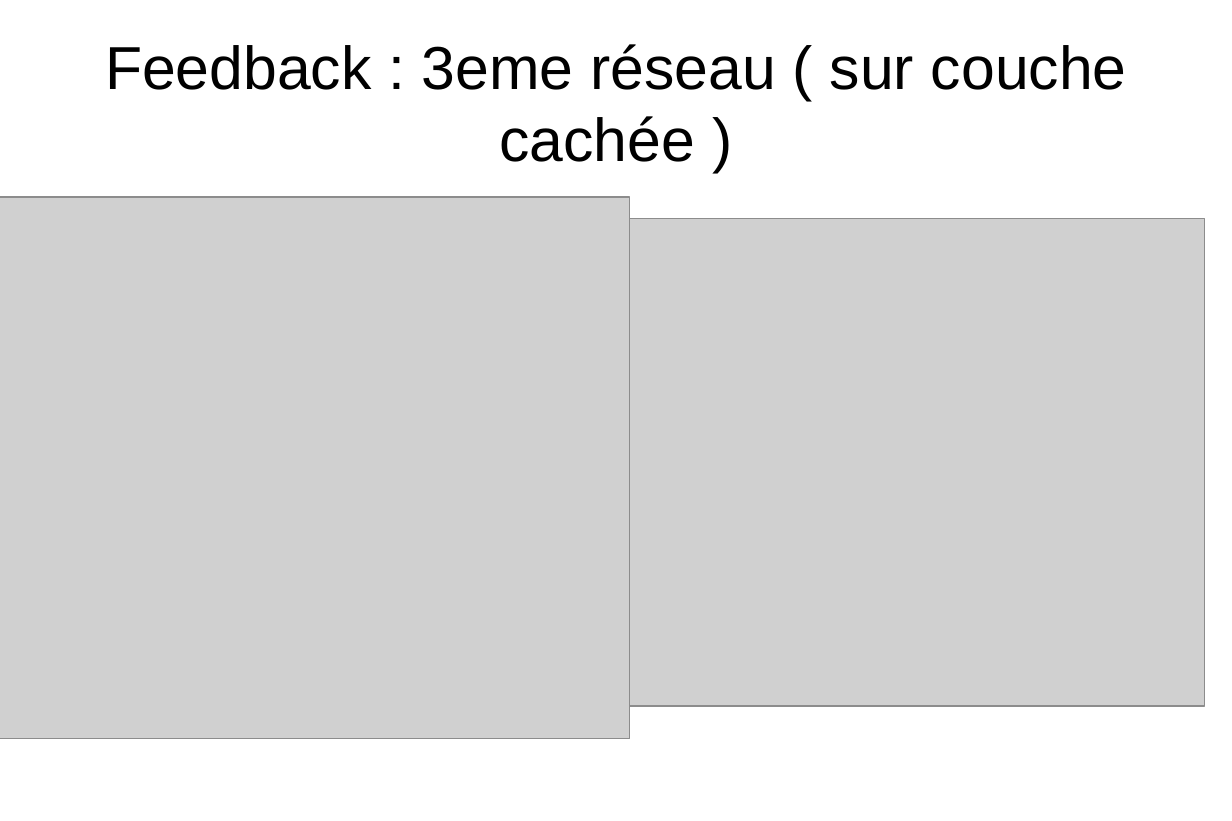
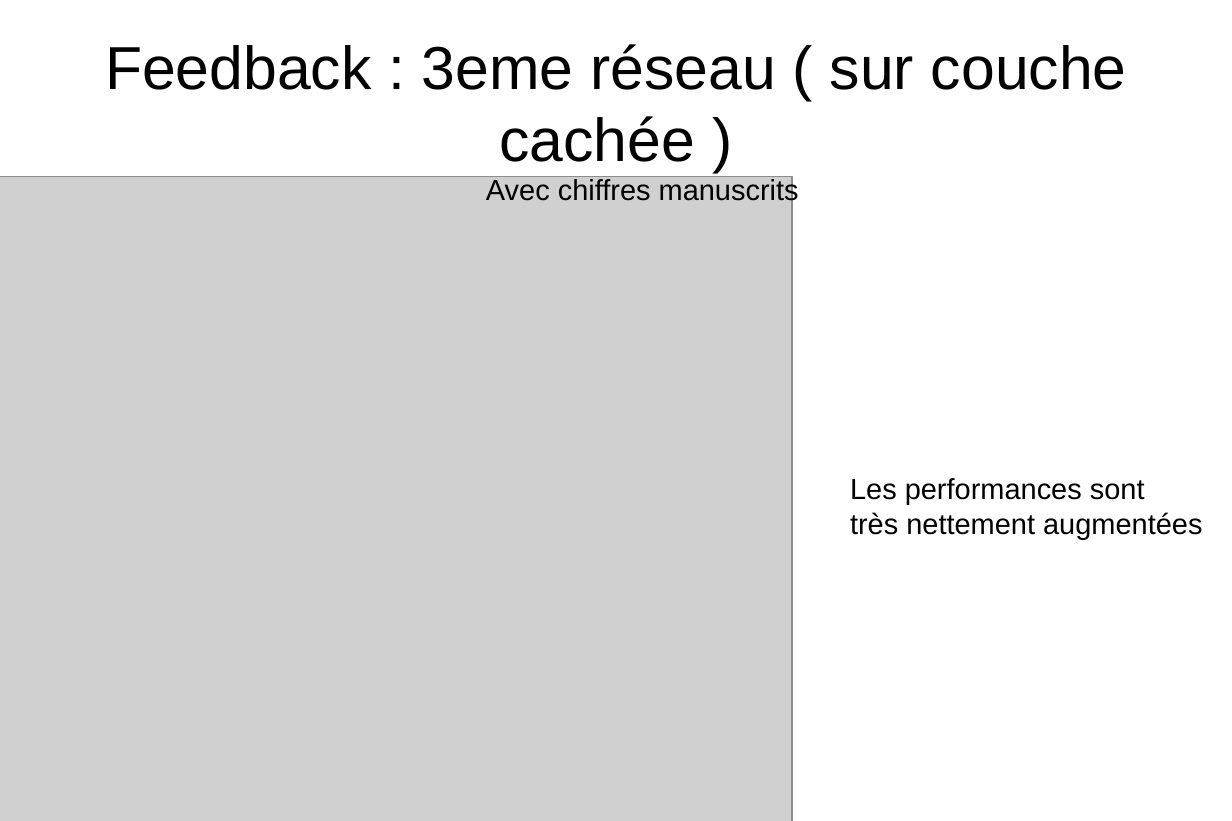
Before and after one commit to matthieu637/anne, a slide deck: slide 22 of exp/pre-presentation/pre-presentation.odp (slide 19 before the commit). Drawn at 1232x821 pixels with LibreOffice and Linux fonts; fonts in the diff are those of the drawing; grey boxes stand for pictures. Boxes give left, top, right and bottom in pixels: in the first picture for what was removed or moved away, otherwise in the second. Text is boxed around its words. In the diff, an @@ line names an element or a change of style, - is before the commit and + after.

```diff
--- a/exp/pre-presentation/pre-presentation.odp
+++ b/exp/pre-presentation/pre-presentation.odp
@@ picture: place and size @@
-picture at [0,197,629,739]
+picture at [0,176,792,821]
@@ text added at [486,177,799,205], 18 pt, text #000000 @@
+Avec chiffres manuscrits
@@ picture removed at [620,219,1204,706] @@
@@ text added at [850,478,1202,539], 18 pt, text #000000 @@
+Les performances sont
+très nettement augmentées
```
Also in this commit, not shown: 10 other slides changed, 6 slides added, 2 slides removed, 1 other file.
